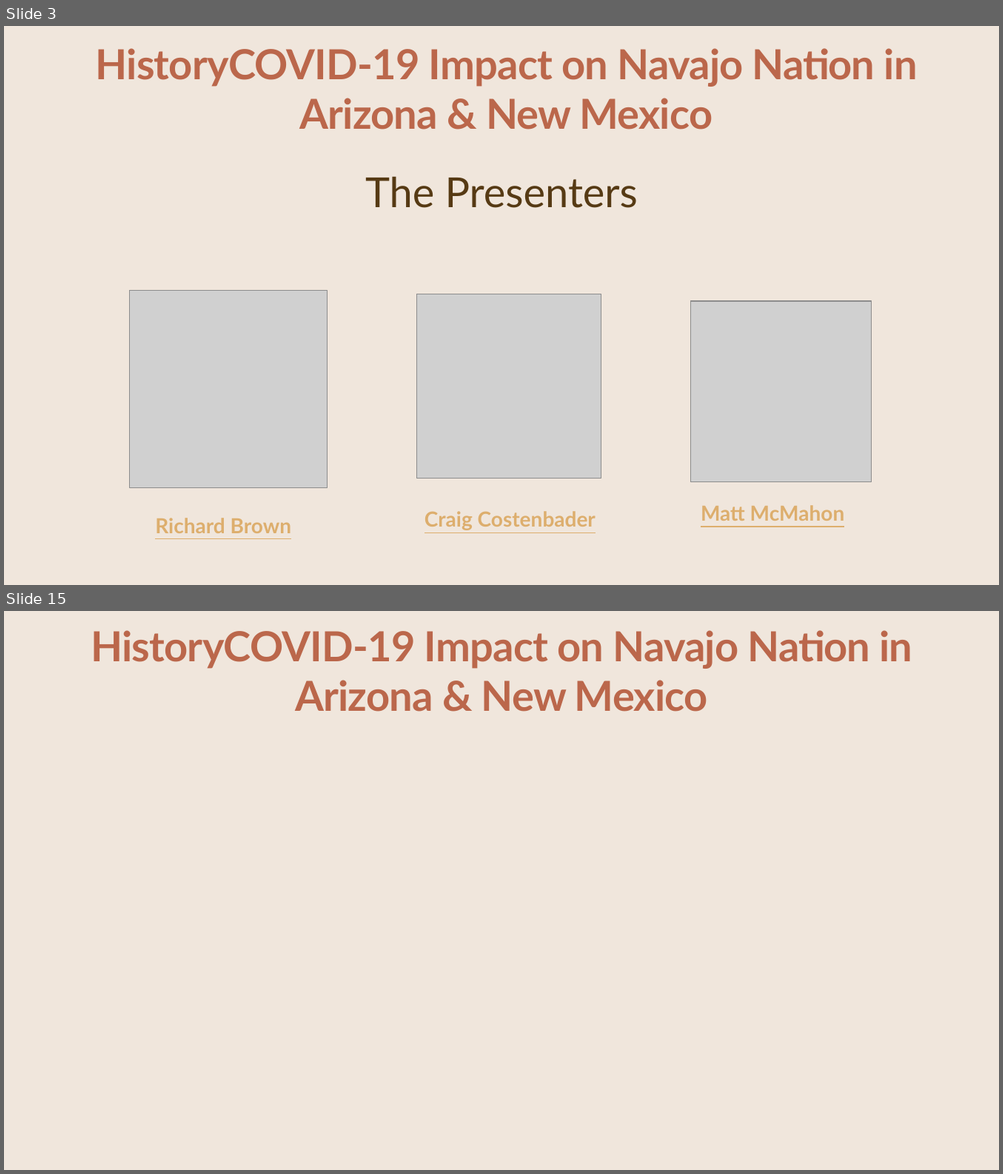
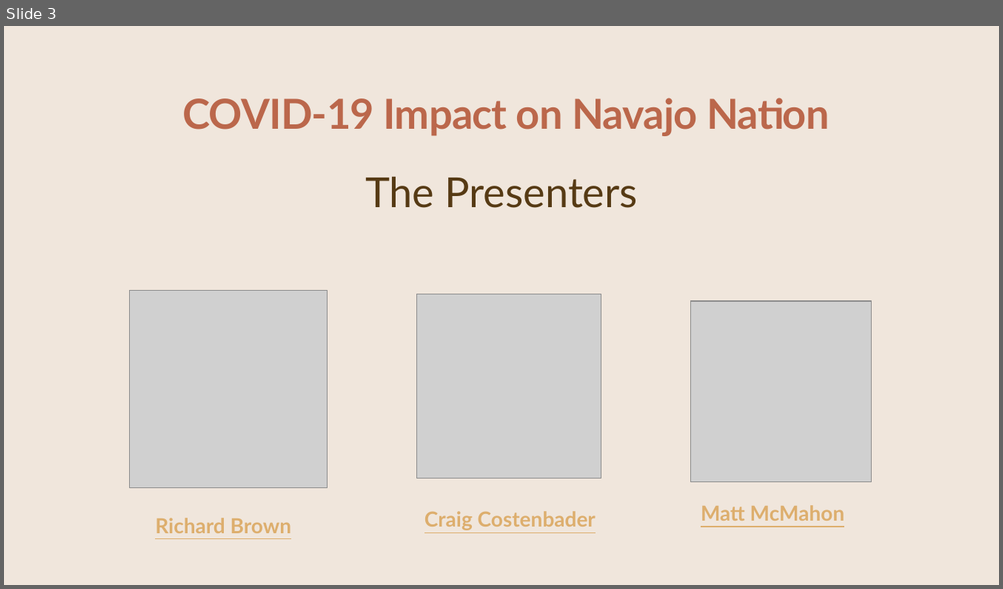
Before and after one commit to CCostenbader/Covid-19-effects-on-the-Navajo-Nation-Indian-Tribe, a slide deck: PPCRAIG.pptx. Shown one above the other, each under a label of ours: slides 3 and 15 before the commit, slide 3 after it; the slides between them are not shown. The pictures are 1003x1174 and 1003x589 pixels, drawn with LibreOffice and Linux fonts; fonts in the diff are those of the drawing; grey boxes stand for pictures; background and template pictures are left out. Boxes give left, top, right and bottom in pixels: in the first picture for what was removed or moved away, otherwise in the second. Text is boxed around its words. In the diff, an @@ line names an element or a change of style, - is before the commit and + after.

```diff
--- a/PPCRAIG.pptx
+++ b/PPCRAIG.pptx
@@ slide 15 removed at [4,611,999,1170], background #F0E6DC @@
@@ text removed at [91,630,912,712] @@
-HistoryCOVID-19 Impact on Navajo Nation in Arizona & New Mexico
@@ slide 3 changed as well @@
@@ text at [183,98,829,136]: text changed @@
-HistoryCOVID-19 Impact on Navajo Nation in Arizona & New Mexico
+COVID-19 Impact on Navajo Nation
```
Also in this commit, not shown: 6 other slides changed, 11 slides added, 12 other slides removed, 5 other files.
